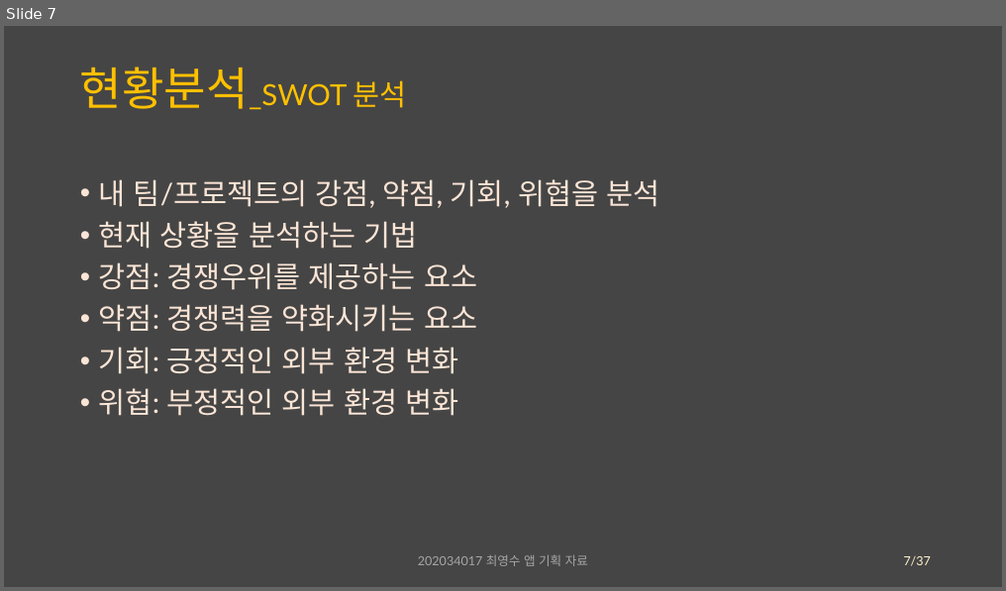
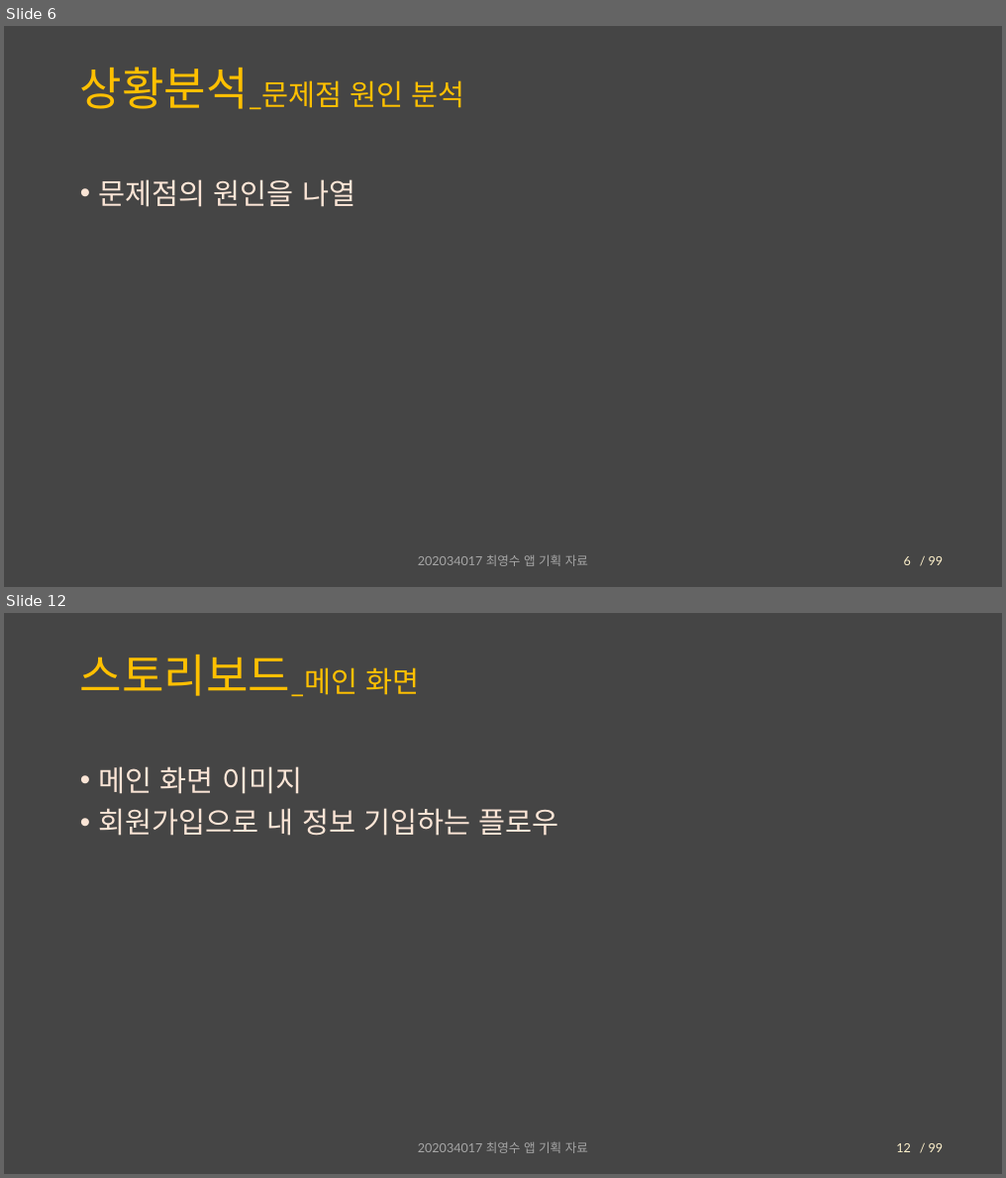
Before and after one commit to Chronos410/PartyCompetition, a slide deck: 대충 설계도.pptx. Shown one above the other, each under a label of ours: slide 7 before the commit, slides 6 and 12 after it; the slides between them are not shown. The pictures are 1006x591 and 1006x1178 pixels, drawn with LibreOffice and Linux fonts; fonts in the diff are those of the drawing. Boxes give left, top, right and bottom in pixels: in the first picture for what was removed or moved away, otherwise in the second. Text is boxed around its words. In the diff, an @@ line names an element or a change of style, - is before the commit and + after.

```diff
--- a/대충 설계도.pptx
+++ b/대충 설계도.pptx
@@ slide 12 added at (4, 613, 1002, 1174), background #454545; not listed: 1 template element that a slide beside it also shows @@
@@ title added at (80, 655, 419, 696), 44 pt, text #FFC000 @@
+스토리보드_메인 화면
@@ text added at (99, 766, 559, 836), 28 pt, text #FBE5D6 @@
+• 메인 화면 이미지
+• 회원가입으로 내 정보 기입하는 플로우
@@ text added at (418, 1143, 588, 1154), 12 pt, text #A6A6A6 @@
+202034017 최영수 앱 기획 자료
@@ page number added at (896, 1144, 911, 1153), 12 pt, text #FFF2CC @@
+12
@@ what was slide 7 is now slide 6 @@
@@ slide 6 changed as well @@
@@ title at (80, 67, 465, 109): text changed @@
-현황분석_SWOT 분석
+상황분석_문제점 원인 분석
@@ text at (99, 179, 355, 207): text changed @@
-• 내 팀/프로젝트의 강점, 약점, 기회, 위협을 분석
-• 현재 상황을 분석하는 기법
-• 강점: 경쟁우위를 제공하는 요소
-• 약점: 경쟁력을 약화시키는 요소
-• 기회: 긍정적인 외부 환경 변화
-• 위협: 부정적인 외부 환경 변화
+• 문제점의 원인을 나열
@@ page number at (904, 557, 911, 566): text changed @@
-7
+6
@@ text removed at (911, 557, 931, 567) @@
-/37
@@ text added at (929, 557, 944, 566), 12 pt, text #FFF2CC @@
+/ 99
```
Also in this commit, not shown: 7 other slides changed, 9 other slides added, 3 other files.
